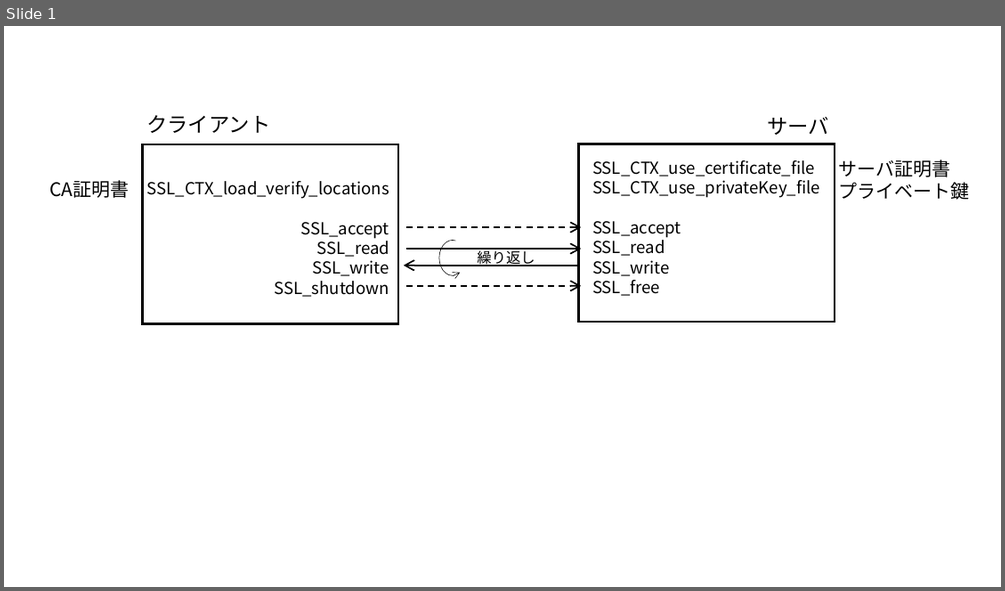
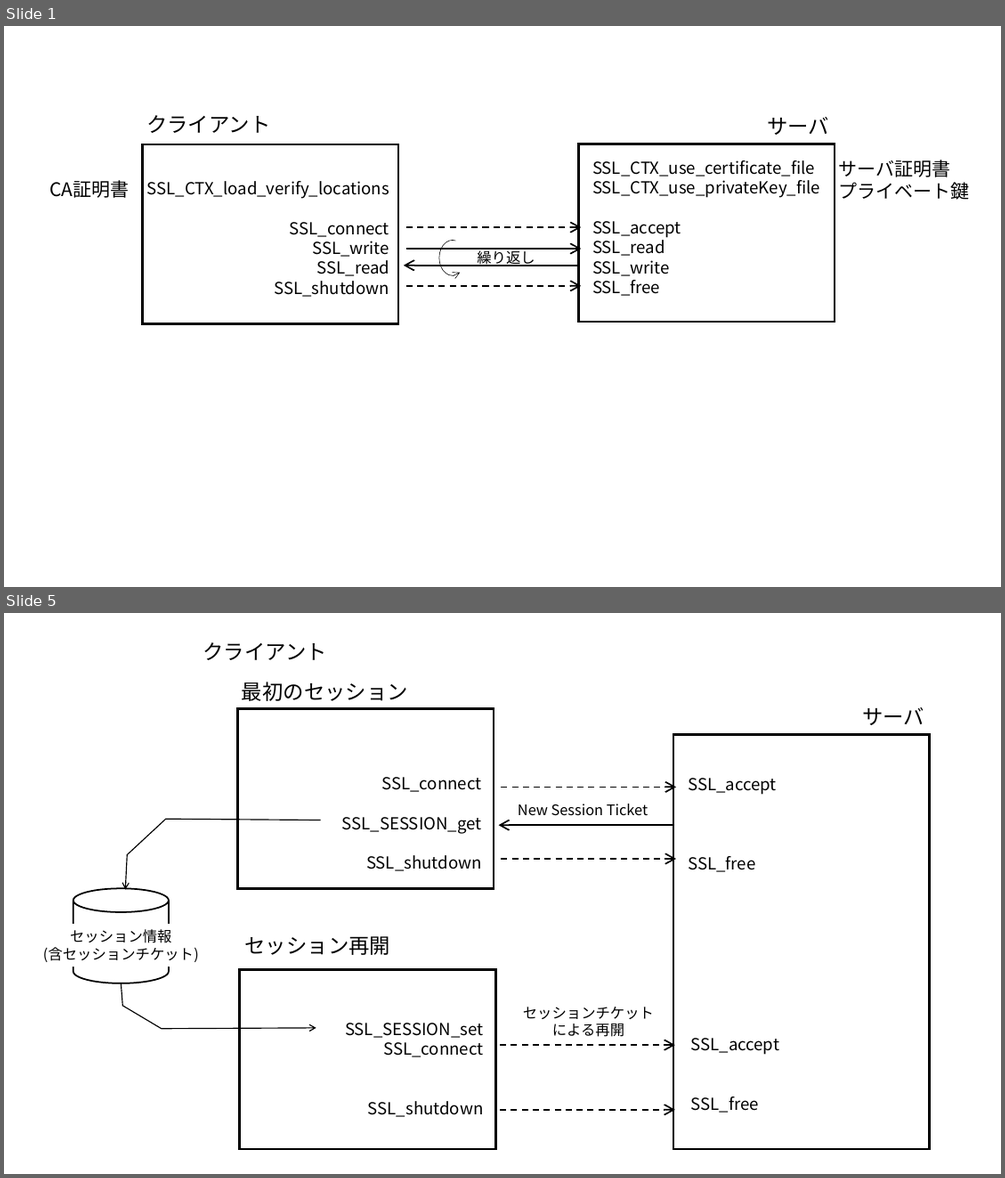
Before and after one commit to kojo1/TLSbook-en, a slide deck: Part2.Programming/Chapter6.TLSProtocol/Chapter6.Fig.pptx. Shown one above the other, each under a label of ours: slide 1 before the commit, slides 1 and 5 after it; the slides between them are not shown. The pictures are 1005x591 and 1005x1178 pixels, drawn with LibreOffice and Linux fonts; fonts in the diff are those of the drawing. Boxes give left, top, right and bottom in pixels: in the first picture for what was removed or moved away, otherwise in the second. Text is boxed around its words. In the diff, an @@ line names an element or a change of style, - is before the commit and + after.

```diff
--- a/Part2.Programming/Chapter6.TLSProtocol/Chapter6.Fig.pptx
+++ b/Part2.Programming/Chapter6.TLSProtocol/Chapter6.Fig.pptx
@@ slide 5 added at (4, 613, 1001, 1174), background #FFFFFF @@
@@ text added at (202, 642, 326, 660), 20 pt, text #000000 @@
+クライアント
@@ text added at (242, 682, 408, 701), 20 pt, text #000000 @@
+最初のセッション
@@ rectangle added at (237, 709, 493, 888), outline #000000 2.25 pt @@
@@ text added at (862, 707, 924, 725), 20 pt, text #000000 @@
+サーバ
@@ rectangle added at (673, 734, 929, 1149), outline #000000 2.25 pt @@
@@ text added at (342, 777, 482, 871), 16 pt, text #000000 @@
+SSL_connect
+SSL_SESSION_get
+SSL_shutdown
@@ arrow added from (502, 787) to (676, 787), #000000 1.5 pt dashed @@
@@ text added at (688, 778, 777, 872), 16 pt, text #000000 @@
+SSL_accept
+SSL_free
@@ freeform shape added at (125, 819, 320, 889), outline #000000 1 pt @@
@@ arrow added from (673, 826) to (498, 826), #000000 1.5 pt @@
@@ text added at (518, 803, 647, 816), 14 pt, text #000000 @@
+New Session Ticket
@@ arrow added from (502, 859) to (676, 859), #000000 1.5 pt dashed @@
@@ cylinder added at (73, 888, 169, 983), outline #000000 1.5 pt @@
@@ text added at (43, 929, 199, 962), 14 pt, text #000000 @@
+セッション情報
+(含セッションチケット)
@@ text added at (245, 936, 391, 955), 20 pt, text #000000 @@
+セッション再開
@@ freeform shape added at (121, 983, 316, 1029), outline #000000 1 pt @@
@@ rectangle added at (240, 969, 495, 1149), outline #000000 2.25 pt @@
@@ text added at (523, 1006, 654, 1037), 14 pt, text #000000 @@
+セッションチケット
+による再開
@@ text added at (345, 1022, 483, 1117), 16 pt, text #000000 @@
+SSL_SESSION_set
+SSL_connect
+SSL_shutdown
@@ text added at (691, 1038, 779, 1112), 16 pt, text #000000 @@
+SSL_accept
+SSL_free
@@ arrow added from (500, 1046) to (675, 1046), #000000 1.5 pt dashed @@
@@ arrow added from (500, 1110) to (675, 1110), #000000 1.5 pt dashed @@
@@ slide 1 changed as well @@
@@ text at (290, 222, 389, 257): text changed @@
-SSL_accept
+SSL_connect
+SSL_write
@@ text at (312, 260, 389, 276): paragraph removed @@
-SSL_write
```
Also in this commit, not shown: 1 other slide changed, 2 other slides added, 7 other files.
